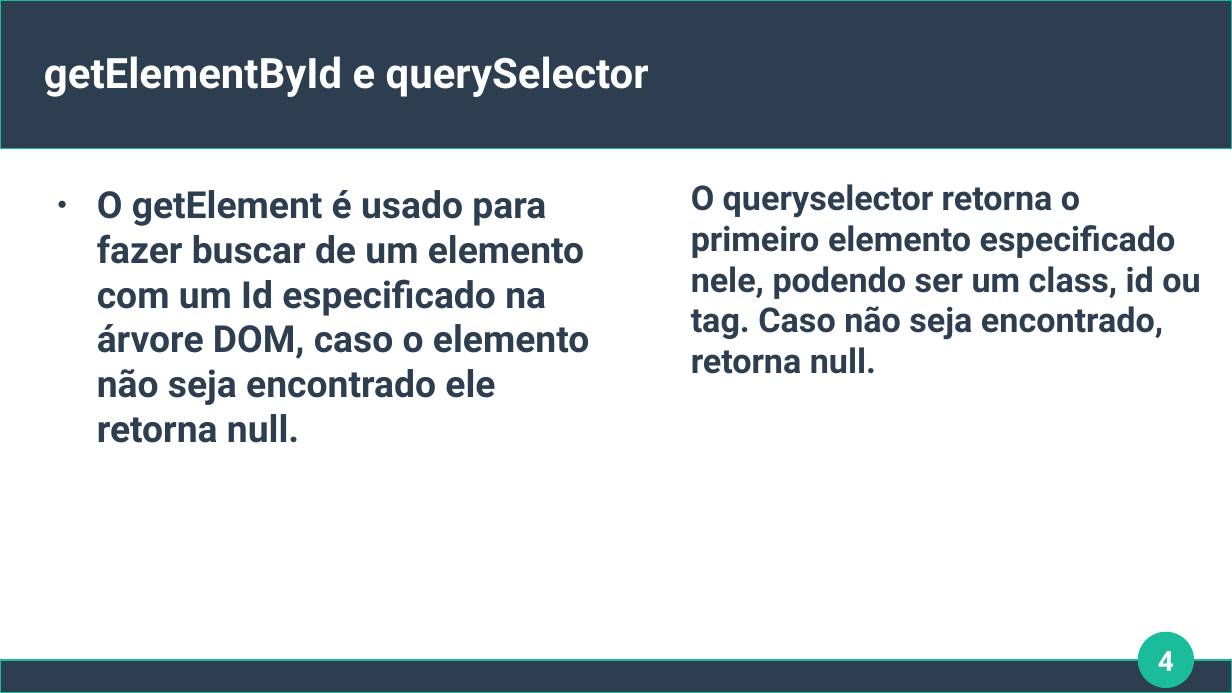
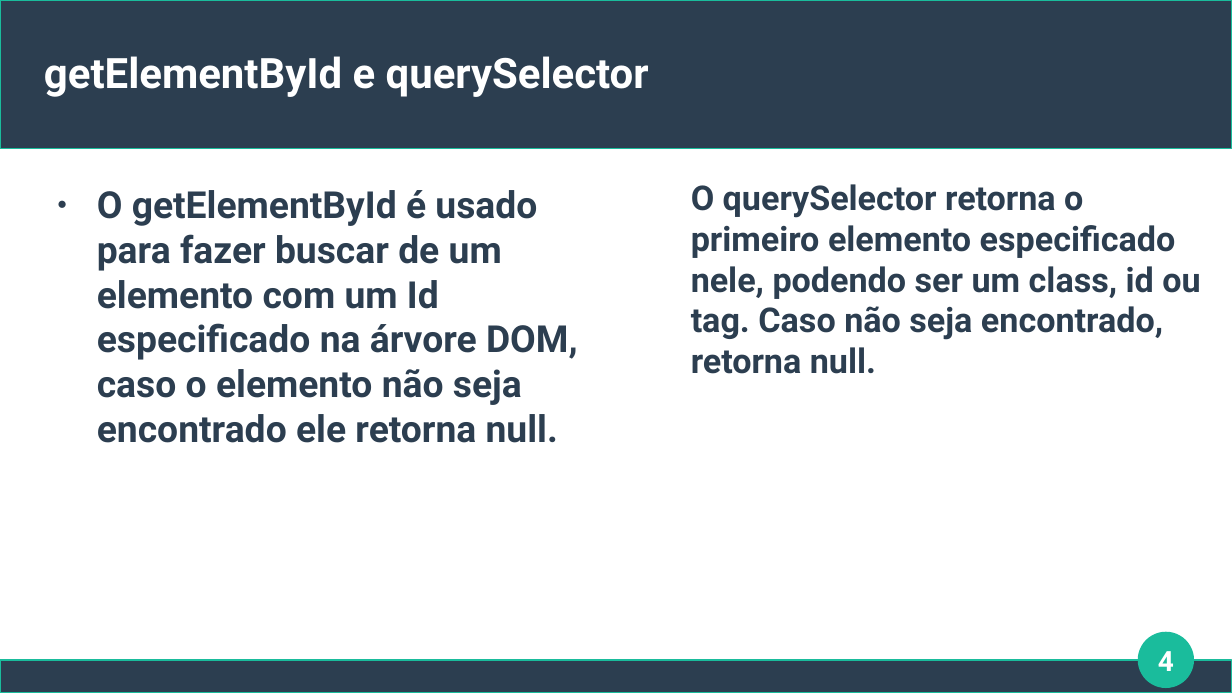
Before and after one commit to Fabio815/JavaScript, a slide deck: slide 4 of Semana4/Sem título 1.odp. Drawn at 1232x693 pixels with LibreOffice and Linux fonts; fonts in the diff are those of the drawing. Boxes give left, top, right and bottom in pixels: in the first picture for what was removed or moved away, otherwise in the second. Text is boxed around its words. In the diff, an @@ line names an element or a change of style, - is before the commit and + after.

```diff
--- a/Semana4/Sem título 1.odp
+++ b/Semana4/Sem título 1.odp
@@ text at (97,190,578,443): text changed @@
-● O getElement é usado para fazer buscar de um elemento com um Id especificado na árvore DOM, caso o elemento não seja encontrado ele retorna null.
+● O getElementById é usado para fazer buscar de um elemento com um Id especificado na árvore DOM, caso o elemento não seja encontrado ele retorna null.
@@ text at (691,184,1200,374): text changed @@
-O queryselector retorna o primeiro elemento especificado nele, podendo ser um class, id ou tag. Caso não seja encontrado, retorna null.
+O querySelector retorna o primeiro elemento especificado nele, podendo ser um class, id ou tag. Caso não seja encontrado, retorna null.
```
Also in this commit, not shown: 2 other slides changed, 6 other files.
